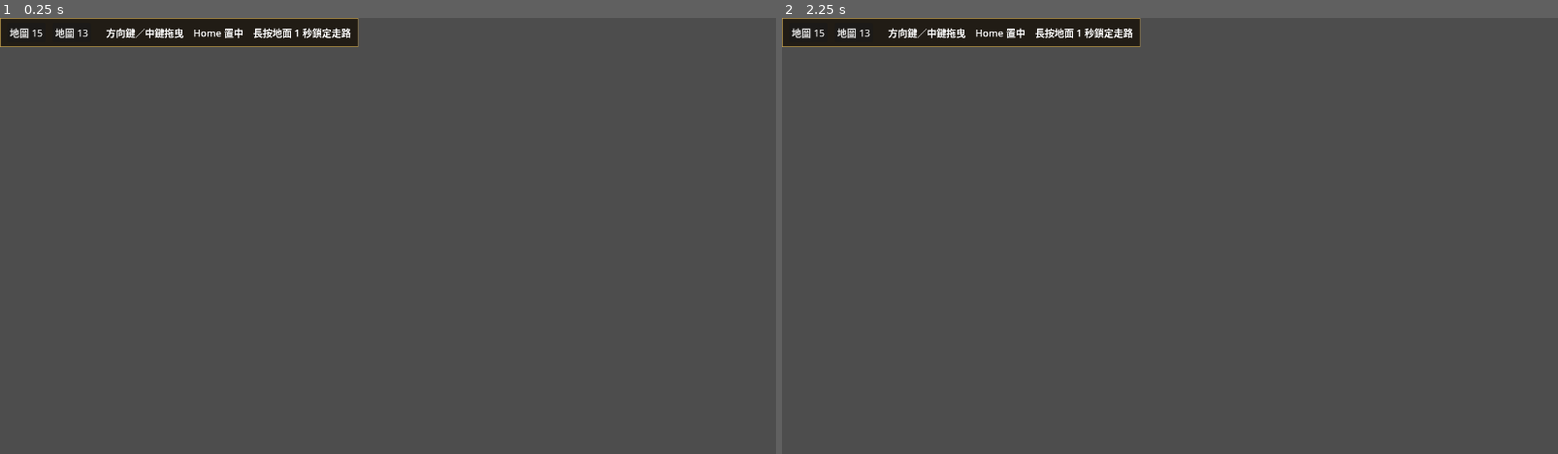
Above: before the commit, frames 1-2 (left to right).
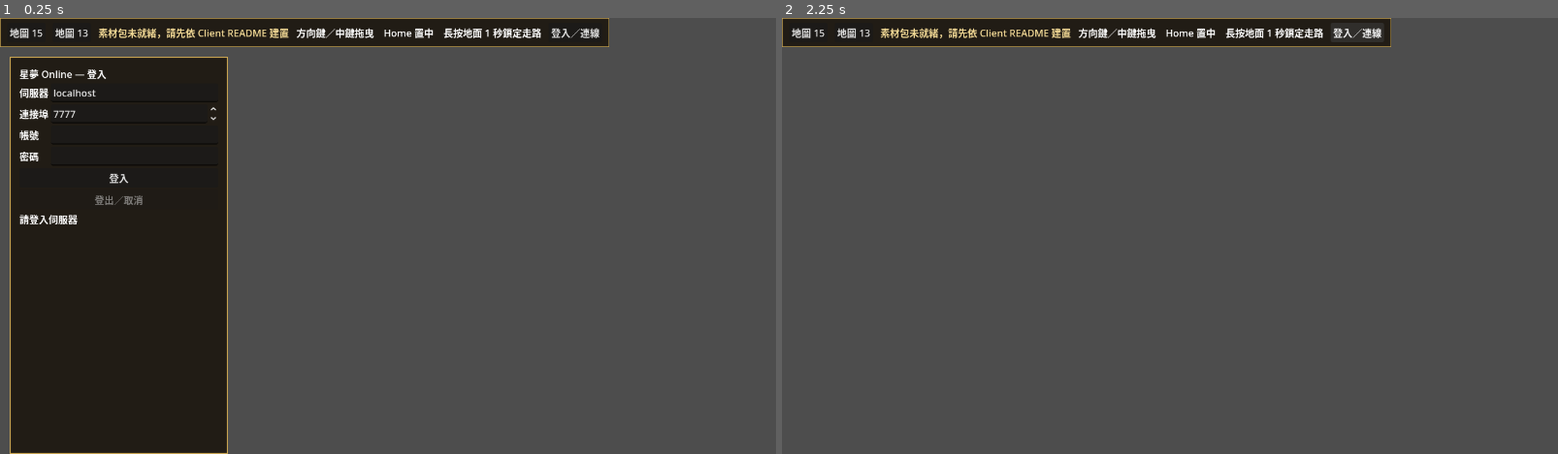
Above: after the commit, the same moments.

Repository: kevin840307/SGTest
Game: Godot game, scene res://app/main.tscn
The game is run twice, just before and just after one commit, with the same random seed, the same clock (stepped at 60 frames per second) and the same inputs.
Inputs (mouse positions are in pixels of both pictures, inside the frame that each line leads up to):
- Up to frame 1 (0.25 s): no input
- Up to frame 2 (2.25 s): click "地圖 15" at 0.5 s; click "地圖 13" at 1.25 s; click (1356, 31) at 2 s, where only the run after the commit has a clickable "登入／連線"

The runs differ from the first frame. In frame 1, 28% of the frame differs, in the area x 1-79%, y 0-100%; in frame 2, 2.7%.
Error before the commit: Parse Error: Cannot infer the type of "gm_text" variable because the value doesn't have a set type. (res://ui/session_panel.gd:1433)

Commit message:
fix(gm): type online GM result label

Diff:
--- a/client/ui/session_panel.gd
+++ b/client/ui/session_panel.gd
@@ -1430,7 +1430,7 @@
 				gm_pvp_status.text="GM 權限由伺服器簽發；選擇 AOI 玩家與名稱狀態"
 			else:
 				var gm_code:=int(gm_result.get("status",-1))
-				var gm_text:=["已套用","重播：未重複修改","無權限","世代已變更","過期序號","目標已離線"][gm_code] if gm_code>=0 and gm_code<=5 else "未知結果"
+				var gm_text: String = (["已套用","重播：未重複修改","無權限","世代已變更","過期序號","目標已離線"][gm_code] as String) if gm_code>=0 and gm_code<=5 else "未知結果"
 				gm_pvp_status.text="%s（代碼 %d）；名稱顯示仍以 Server AOI identity 為準" % [gm_text,gm_code]
 
 	var attack_pending := int(_latest.get("pending_pvp_attack_sequence",0)) != 0
